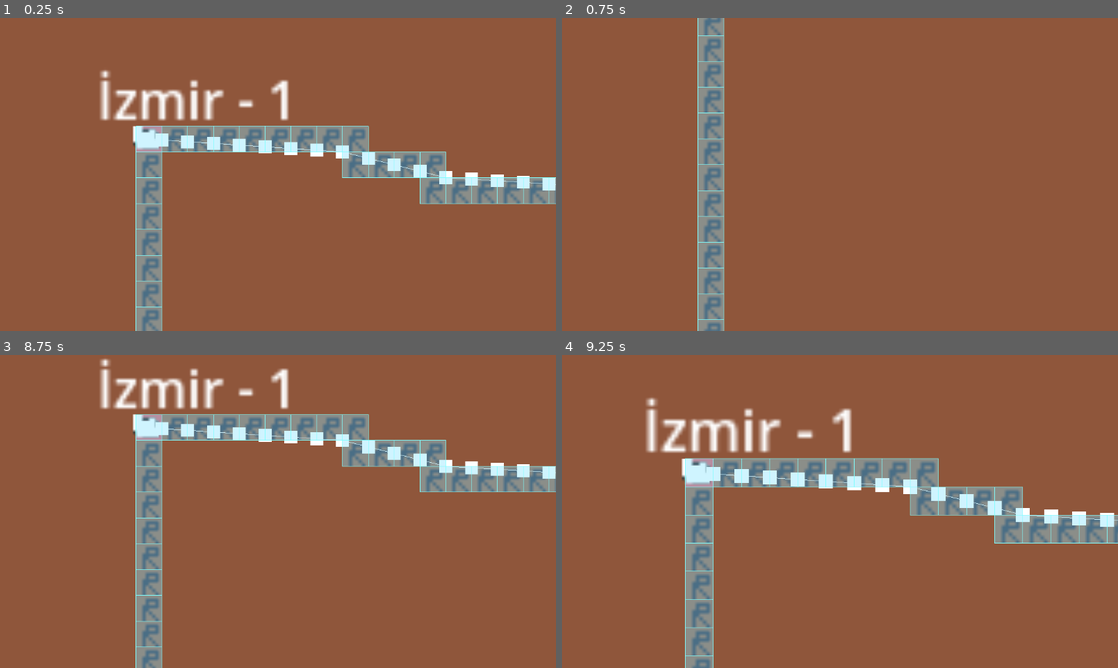
Above: before the commit, frames 1-4 (two rows, left to right).
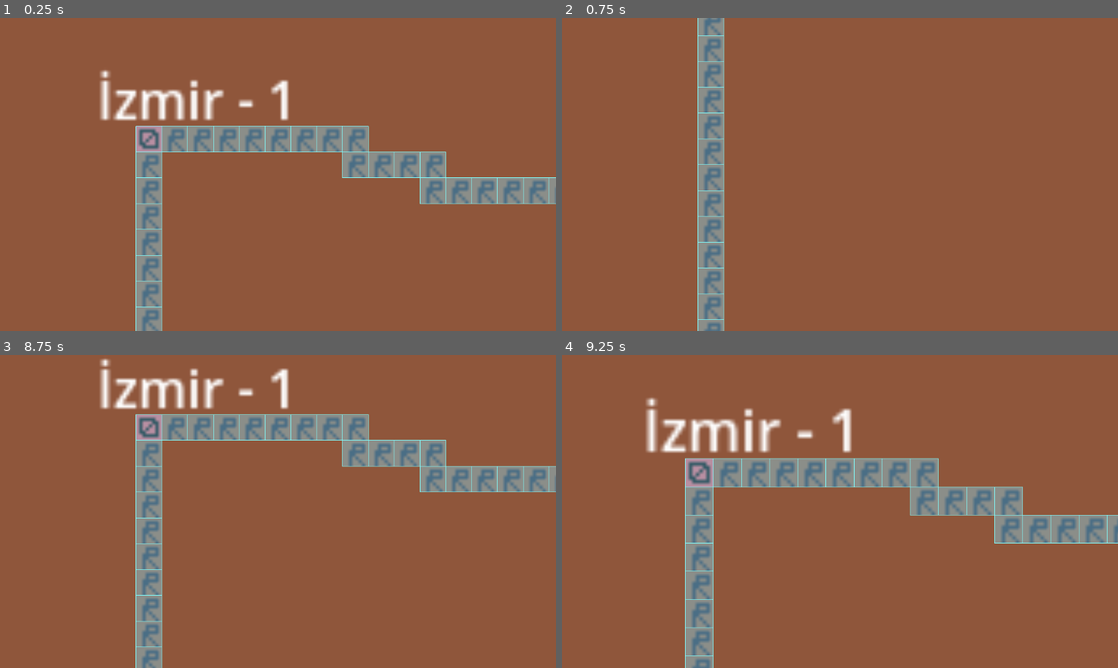
Above: after the commit, the same moments.

Repository: yigitozdemir/GLorryCorp
Game: Godot game, scene res://scenes/main_scenes/game_scene/game_scene.tscn
Same seed, same stepped clock (60 frames per second), same inputs: the game is played once before the commit and once after it.
Inputs (mouse positions are in pixels of both pictures, inside the frame that each line leads up to):
- Up to frame 1 (0.25 s): no input
- Up to frame 2 (0.75 s): tap Enter at 0.5 s; move the mouse to (962, 158) at 0.52 s; hold S (camera_move_down) from 0.53 s (still down)
- Up to frame 3 (8.75 s): move the mouse to (166, 527) at 1.27 s; release S (camera_move_down) at 1.28 s; tap A (camera_move_left) at 1.35 s; tap Space at 2, 4.25, 5.75 s; move the mouse to (333, 442) at 2.02 s; hold D (camera_move_right) 2.03-2.78 s; move the mouse to (250, 574) at 2.77 s; tap W (camera_move_up) at 2.85 s; tap Enter at 3.5, 5 s; move the mouse to (444, 558) at 3.52 s; tap Mouse wheel up (camera_zoom_in) at 3.6 s; move the mouse to (111, 464) at 4.27 s; tap Mouse wheel down (camera_zoom_out) at 4.35 s; move the mouse to (305, 511) at 5.02 s; click (305, 511) at 5.1 s; move the mouse to (194, 433) at 5.77 s; tap S (camera_move_down) at 5.85 s; move the mouse to (400, 495) at 6.52 s; hold A (camera_move_left) 6.53-7.28 s; move the mouse to (166, 527) at 7.27 s; tap D (camera_move_right) at 7.35 s; move the mouse to (333, 442) at 8.02 s; hold W (camera_move_up) from 8.03 s (still down)
- Up to frame 4 (9.25 s): move the mouse to (812, 574) at 8.77 s; release W (camera_move_up) at 8.78 s; tap Mouse wheel up (camera_zoom_in) at 8.85 s

The runs differ from the first frame. In frame 1, 1.9% of the frame differs, in the area x 23-100%, y 34-56%; in frame 2, nothing differs; in frame 3, 1.9%; in frame 4, 2.1%, in the area x 21-100%, y 33-55%.

Commit message:
9 Turn Lorry into a scene as a resusable asset

Diff:
--- a/scenes/main_scenes/game_scene/game_scene.tscn
+++ b/scenes/main_scenes/game_scene/game_scene.tscn
@@ -1,11 +1,10 @@
-[gd_scene load_steps=14 format=3 uid="uid://dth7k8v1v1jpg"]
+[gd_scene load_steps=13 format=3 uid="uid://dth7k8v1v1jpg"]
 
 [ext_resource type="Script" path="res://scenes/main_scenes/game_scene/game_scene.gd" id="1_1vlji"]
 [ext_resource type="Texture2D" uid="uid://cieh024wdc3ai" path="res://assets/img/spritesheet.png" id="1_5mxav"]
 [ext_resource type="Script" path="res://scenes/main_scenes/game_scene/TileMap.gd" id="2_154vo"]
 [ext_resource type="Script" path="res://scenes/main_scenes/game_scene/Camera2D.gd" id="2_pd0ve"]
 [ext_resource type="Script" path="res://resources/City.gd" id="3_hdiht"]
-[ext_resource type="PackedScene" uid="uid://q3auvneus5ro" path="res://scenes/lorry/Lorry.tscn" id="5_2brjd"]
 
 [sub_resource type="NavigationPolygon" id="NavigationPolygon_e275a"]
 vertices = PackedVector2Array(-4, -4, 4, -4, 4, 4, -4, 4)
@@ -105,8 +104,6 @@
 [node name="container_lorry" type="Node2D" parent="."]
 z_index = 1
 
-[node name="Lorry" parent="container_lorry" instance=ExtResource("5_2brjd")]
-
 [node name="Camera2D" type="Camera2D" parent="."]
 position = Vector2(326, 167)
 zoom = Vector2(6.685, 6.685)
Not shown, changed: TODOList.txt
